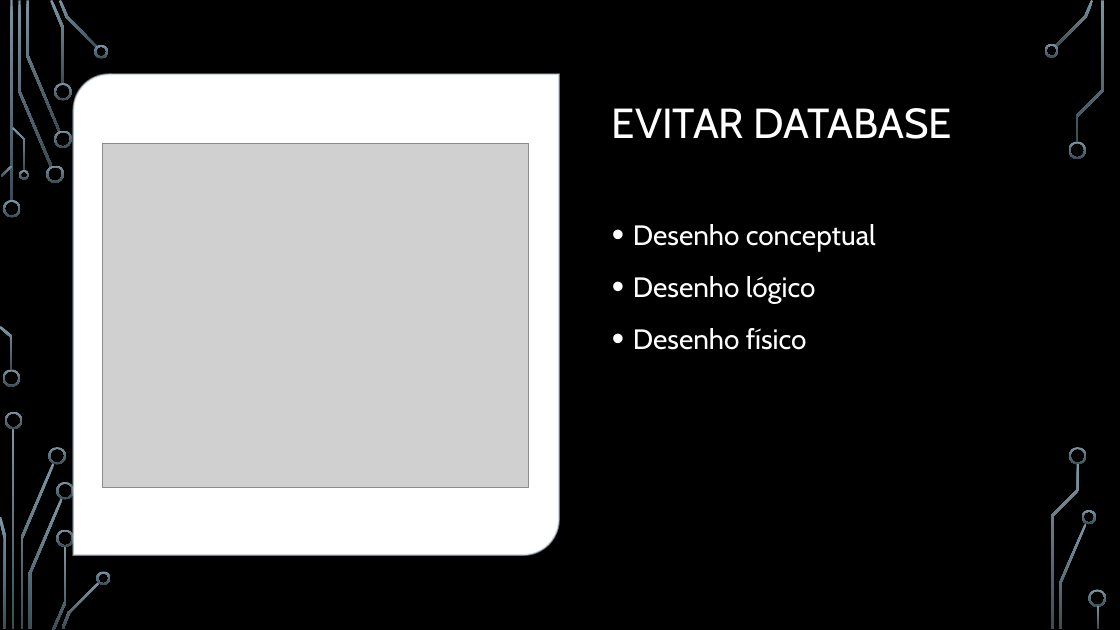
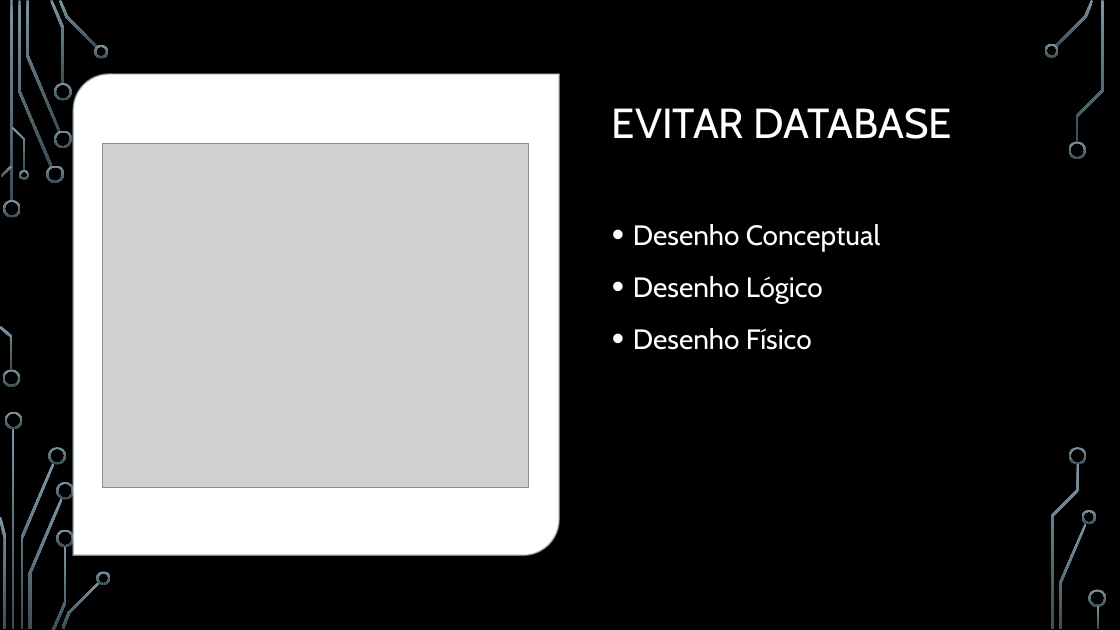
Before and after one commit to Vmvs007/EVITAR, a slide deck: slide 11 of Engenharia de Software/2Milestone.pptx. Drawn at 1120x630 pixels with LibreOffice and Linux fonts; fonts in the diff are those of the drawing; grey boxes stand for pictures; background and template pictures are left out. Boxes give left, top, right and bottom in pixels: in the first picture for what was removed or moved away, otherwise in the second. Text is boxed around its words. In the diff, an @@ line names an element or a change of style, - is before the commit and + after.

```diff
--- a/Engenharia de Software/2Milestone.pptx
+++ b/Engenharia de Software/2Milestone.pptx
@@ text at [633, 224, 880, 350]: text changed @@
-• Desenho conceptual
-• Desenho lógico
-• Desenho físico
+• Desenho Conceptual
+• Desenho Lógico
+• Desenho Físico
```
Also in this commit, not shown: 1 other slide changed, 9 other files.
